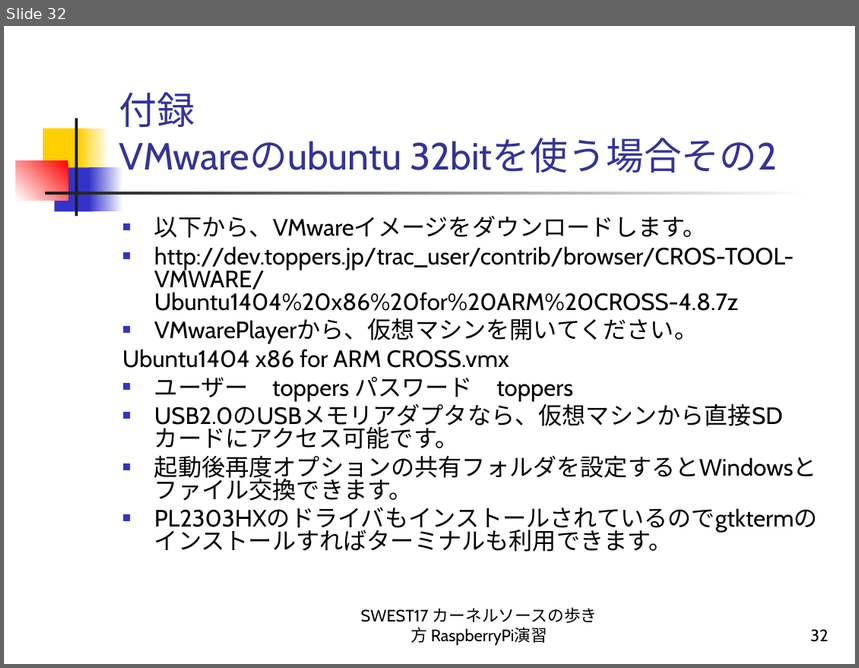
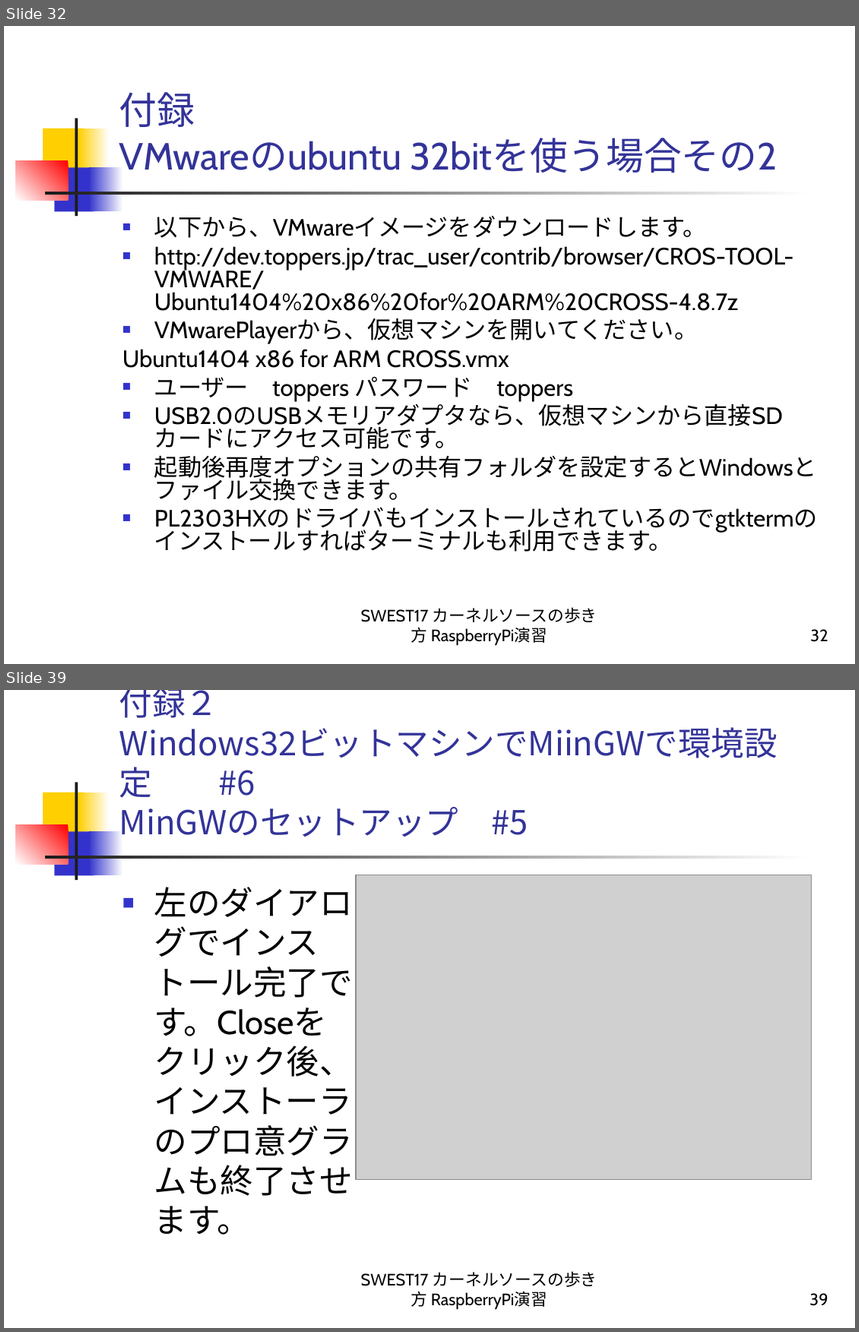
Before and after one commit to alvstakahashi/RPI-SHRINK-SSP-FULL, a slide deck: カーネルソースの歩き方 RaspberryPi演習.ppt. Shown one above the other, each under a label of ours: slide 32 before the commit, slides 32 and 39 after it; the slides between them are not shown. The pictures are 859x668 and 859x1332 pixels, drawn with LibreOffice and Linux fonts; fonts in the diff are those of the drawing; grey boxes stand for pictures. Boxes give left, top, right and bottom in pixels: in the first picture for what was removed or moved away, otherwise in the second. Text is boxed around its words. In the diff, an @@ line names an element or a change of style, - is before the commit and + after.

Commit message:
資料追記　win32
資料追記　32bitWinでのmingwセットアップ追記

```diff
--- a/カーネルソースの歩き方 RaspberryPi演習.ppt
+++ b/カーネルソースの歩き方 RaspberryPi演習.ppt
@@ slide 39 added at [4, 690, 855, 1328], background #FFFFFF; not listed: 7 template elements that a slide beside it also shows @@
@@ title added at [120, 690, 528, 837], 28 pt, text #333399 @@
+付録２
+Windows32ビットマシンでMiinGWで環境設定 #6
+MinGWのセットアップ #5
@@ text added at [154, 887, 353, 1235], 28 pt, text #000000 @@
+■ 左のダイアログでインストール完了です。Closeをクリック後、インストーラのプロ意グラムも終了させます。
@@ picture added at [356, 875, 811, 1180] @@
@@ text added at [361, 1271, 598, 1310], 14 pt, text #000000 @@
+SWEST17 カーネルソースの歩き方 RaspberryPi演習
@@ page number added at [810, 1293, 828, 1306], 14 pt, text #000000 @@
+39
```
Also in this commit, not shown: 1 slide changed, 10 other slides added.
